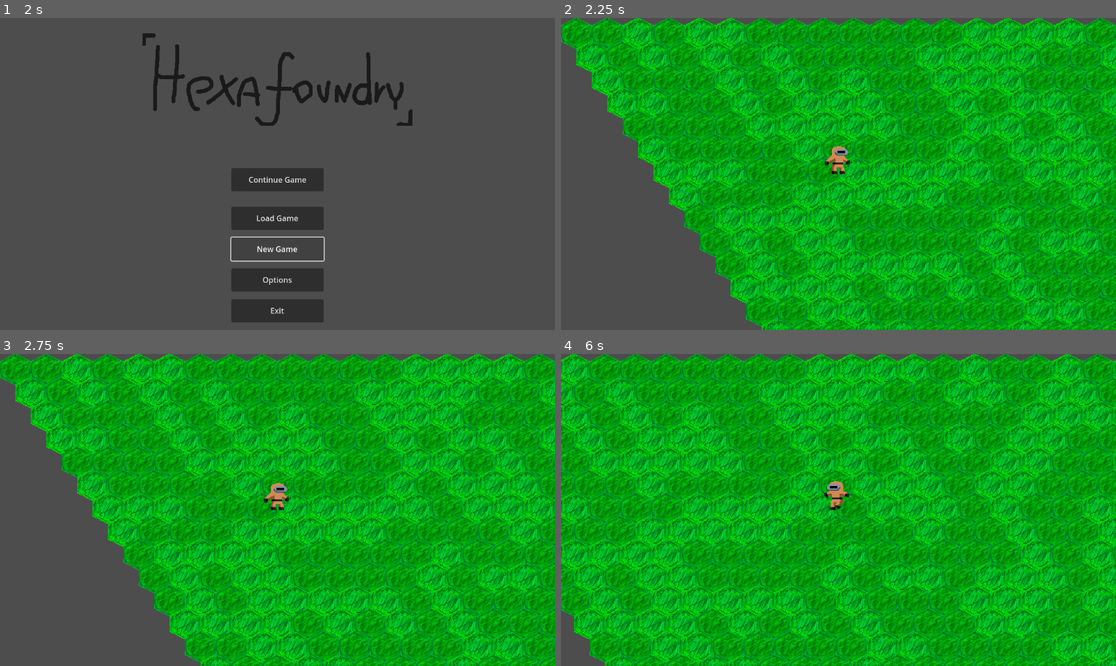
Above: before the commit, frames 1-4 (two rows, left to right).
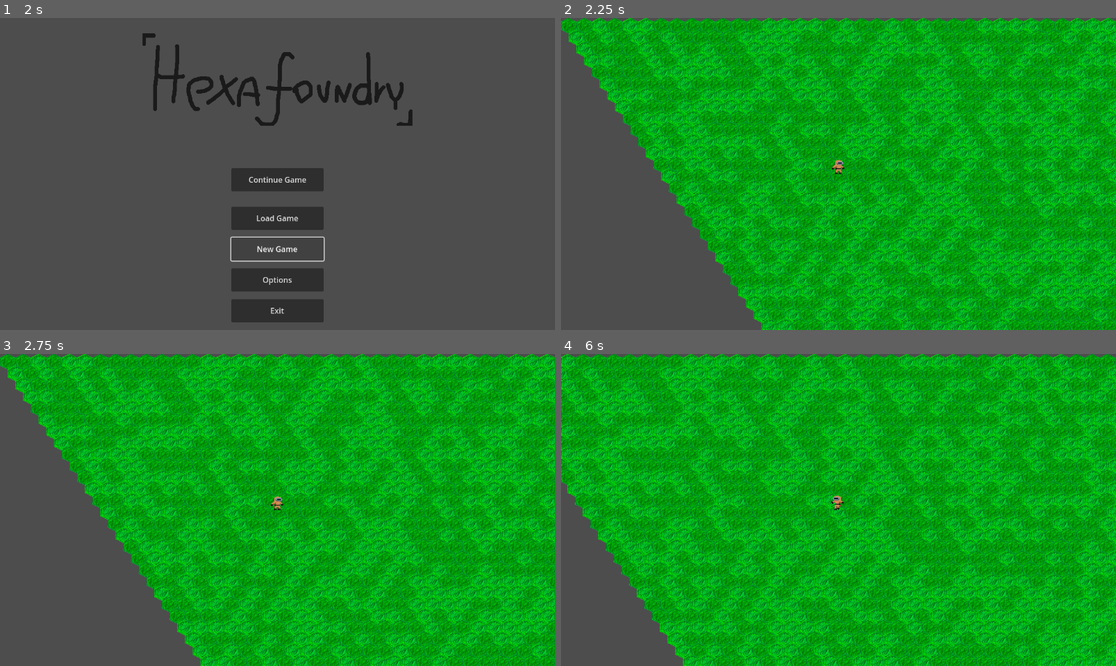
Above: after the commit, the same moments.

Repository: Photon-Gravity/Hexafoundry
Game: Godot game, scene res://scenes/main_scene/main_scene.tscn
Same seed, same stepped clock (60 frames per second), same inputs: the game is played once before the commit and once after it. Before the commit the project starts from res://scenes/menus/main_menu/menu_screen.tscn.
Inputs:
- Up to frame 1 (2 s): click "New Game" at 0.5 s; click "New Game" at 1.25 s
- Up to frame 2 (2.25 s): click "Continue Game" at 2 s
- Up to frame 3 (2.75 s): no input
- Up to frame 4 (6 s): tap Enter at 2.75 s; hold D (move_right) 2.78-3.53 s; hold S (move_down) 3.53-4.28 s; hold D (move_right) 4.28-5.03 s; hold W (move_up) 5.03-5.78 s; hold A (move_left) from 5.78 s (still down)

Frame 1 is identical in both runs. In frame 2, 48% of the frame differs, in the area x 0-100%, y 0-100%; in frame 3, 48%; in frame 4, 59%.

Commit message:
Fixed bugged quit to main menu button by restructuring everything.

Diff:
--- a/project.godot
+++ b/project.godot
@@ -11,7 +11,7 @@
 [application]
 
 config/name="Hexafoundry"
-run/main_scene="res://scenes/menus/main_menu/menu_screen.tscn"
+run/main_scene="res://scenes/main_scene/main_scene.tscn"
 config/features=PackedStringArray("4.3", "Forward Plus")
 config/icon="res://icon.svg"
 
--- /dev/null
+++ b/scenes/main_scene/main_scene.tscn
@@ -0,0 +1,17 @@
+[gd_scene load_steps=3 format=3 uid="uid://dobkvvb0hp3d5"]
+
+[ext_resource type="PackedScene" uid="uid://cj270e3r4c1en" path="res://scenes/menus/main_menu/menu_screen.tscn" id="1_5esa8"]
+[ext_resource type="PackedScene" uid="uid://bn4rhbu7c8b44" path="res://scenes/objects/World/world.tscn" id="2_1c48e"]
+
+[node name="MainScene" type="Control"]
+layout_mode = 3
+anchors_preset = 15
+anchor_right = 1.0
+anchor_bottom = 1.0
+grow_horizontal = 2
+grow_vertical = 2
+
+[node name="Main_Menu" parent="." instance=ExtResource("1_5esa8")]
+layout_mode = 1
+
+[node name="World" parent="." instance=ExtResource("2_1c48e")]
--- a/scenes/menus/esc_menu/esc_menu.gd
+++ b/scenes/menus/esc_menu/esc_menu.gd
@@ -4,7 +4,10 @@
 @onready var resume_button: Button = $MarginContainer/HBoxContainer/VBoxContainer/ResumeButton as Button
 @onready var exit_button: Button = $MarginContainer/HBoxContainer/VBoxContainer/ExitButton as Button
 @onready var world = $"../../.."
-const MENU_SCREEN = preload("res://scenes/menus/main_menu/menu_screen.tscn") as PackedScene
+@onready var main_menu = $"../../../../Main_Menu"
+
+@onready var camera = $".."
+@onready var main_menu_camera = $"../../../../Main_Menu/Camera2D"
 
 # Called when the node enters the scene tree for the first time.
 func _ready() -> void:
@@ -21,4 +24,6 @@
 	world.pauseMenu()
 
 func exit_button_down() -> void:
-	get_tree().change_scene_to_packed(MENU_SCREEN)
+	main_menu_camera.make_current()
+	main_menu.visible = true
+	world.visible = false
--- a/scenes/menus/main_menu/menu_screen.gd
+++ b/scenes/menus/main_menu/menu_screen.gd
@@ -3,7 +3,11 @@
 
 @onready var continue_button: Button = $MarginContainer/HBoxContainer/VBoxContainer/Button
 @onready var exit_button: Button = $MarginContainer/HBoxContainer/VBoxContainer/Button5
-@onready var debug_world = preload("res://scenes/World/world.tscn") as PackedScene
+
+@onready var world = $"../World"
+
+@onready var camera = $"Camera2D"
+@onready var world_camera = $"../World/Metallurgist/Camera2D"
 
 # Called when the node enters the scene tree for the first time.
 func _ready() -> void:
@@ -15,7 +19,10 @@
 	pass
 
 func continue_button_down() -> void:
-	get_tree().change_scene_to_packed(debug_world)
+	world_camera.make_current()
+	world.visible = true;
+	visible = false;
+
 
 func exit_button_down() -> void:
 	get_tree().quit()
--- a/scenes/menus/main_menu/menu_screen.tscn
+++ b/scenes/menus/main_menu/menu_screen.tscn
@@ -72,3 +72,6 @@
 custom_minimum_size = Vector2(192, 48)
 layout_mode = 2
 text = "Exit"
+
+[node name="Camera2D" type="Camera2D" parent="."]
+position = Vector2(576, 324)
--- a/scenes/World/world.gd
+++ b/scenes/objects/World/world.gd
@@ -6,7 +6,7 @@
 var seed = 0
 # Called when the node enters the scene tree for the first time.
 func _ready() -> void: # Replace with function body.
-	pass
+	visible = false;
 
 # Called every frame. 'delta' is the elapsed time since the previous frame.
 func _process(delta: float) -> void:
--- a/scenes/World/world.tscn
+++ b/scenes/objects/World/world.tscn
@@ -1,9 +1,9 @@
 [gd_scene load_steps=8 format=3 uid="uid://bn4rhbu7c8b44"]
 
-[ext_resource type="Script" path="res://scenes/World/world.gd" id="1_hp2xh"]
+[ext_resource type="Script" path="res://scenes/objects/World/world.gd" id="1_hp2xh"]
 [ext_resource type="Texture2D" uid="uid://ccgi15mpkfscy" path="res://assets/sprites/tiles/floor-atlas.png" id="1_imfps"]
 [ext_resource type="PackedScene" uid="uid://c4vnti5r10wi3" path="res://scenes/objects/metallurgist/metallurgist.tscn" id="3_gbox2"]
-[ext_resource type="Script" path="res://scenes/World/floor_layer.gd" id="3_ivvqt"]
+[ext_resource type="Script" path="res://scenes/objects/World/floor_layer.gd" id="3_ivvqt"]
 [ext_resource type="PackedScene" uid="uid://gbqkfscsgb3x" path="res://scenes/menus/esc_menu/esc_menu.tscn" id="4_xe6we"]
 
 [sub_resource type="TileSetAtlasSource" id="TileSetAtlasSource_qn4im"]
@@ -31,14 +31,8 @@
 script = ExtResource("3_ivvqt")
 
 [node name="Metallurgist" parent="." instance=ExtResource("3_gbox2")]
-position = Vector2(288, 162)
+position = Vector2(576, 324)
 
 [node name="Camera2D" type="Camera2D" parent="Metallurgist"]
-zoom = Vector2(2, 2)
 
 [node name="EscMenu" parent="Metallurgist/Camera2D" instance=ExtResource("4_xe6we")]
-anchors_preset = 8
-anchor_left = 0.5
-anchor_top = 0.5
-anchor_right = 0.5
-anchor_bottom = 0.5
Renamed: scenes/World/floor_layer.gd -> scenes/objects/World/floor_layer.gd
